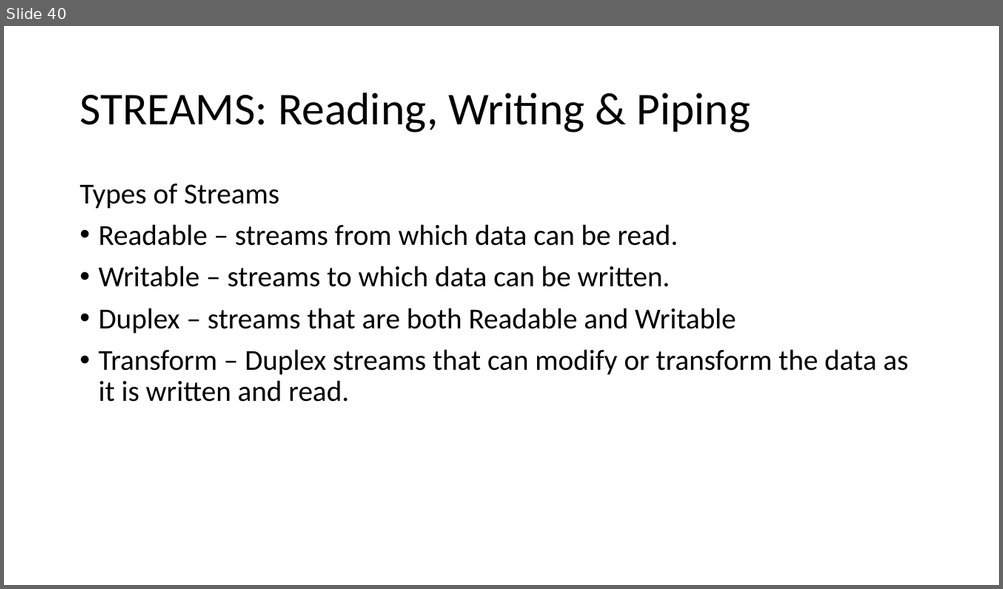
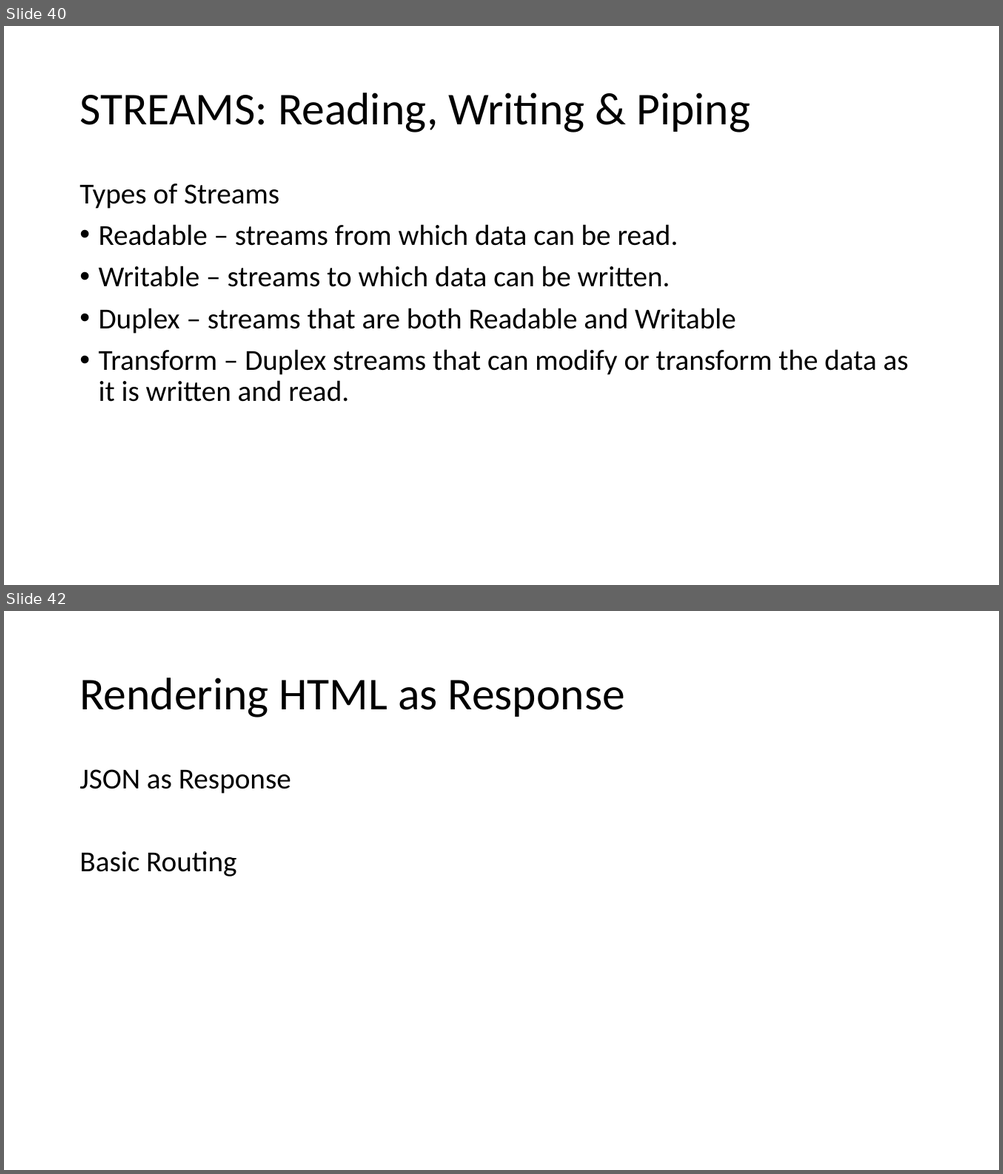
Before and after one commit to PiyushChaturvedii/Batch04, a slide deck: What is Node.pptx. Shown one above the other, each under a label of ours: slide 40 before the commit, slides 40 and 42 after it; the slides between them are not shown. The pictures are 1003x589 and 1003x1174 pixels, drawn with LibreOffice and Linux fonts; fonts in the diff are those of the drawing. Boxes give left, top, right and bottom in pixels: in the first picture for what was removed or moved away, otherwise in the second. Text is boxed around its words. In the diff, an @@ line names an element or a change of style, - is before the commit and + after.

```diff
--- a/What is Node.pptx
+++ b/What is Node.pptx
@@ slide 42 added at bbox=[4, 611, 999, 1170], background #FFFFFF @@
@@ title added at bbox=[79, 678, 625, 718], 44 pt, text #000000 @@
+Rendering HTML as Response
@@ text added at bbox=[79, 769, 291, 877], 28 pt, text #000000 @@
+JSON as Response
+Basic Routing
```
Also in this commit, not shown: 1 slide changed, 10 other files.
